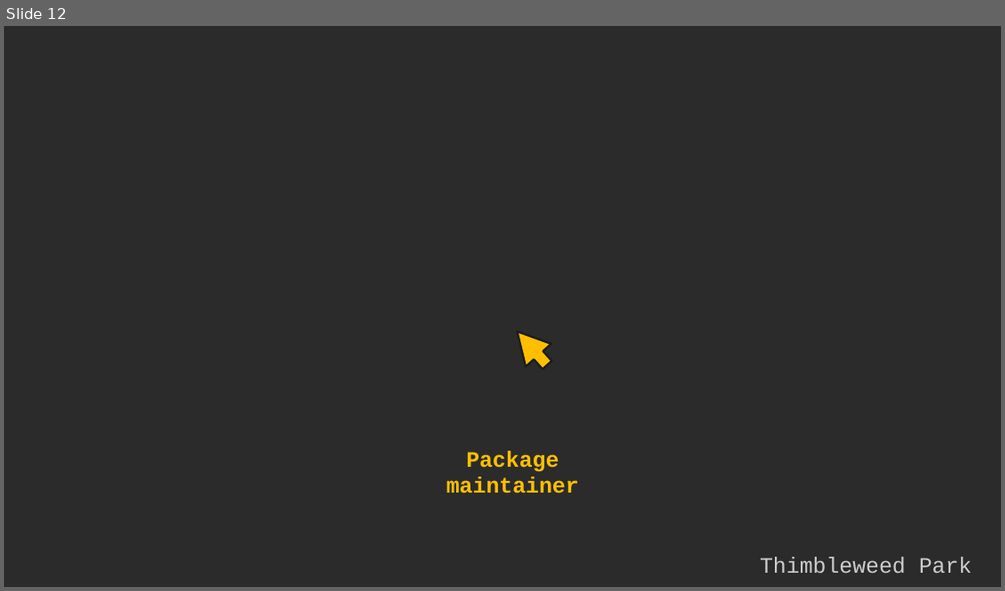
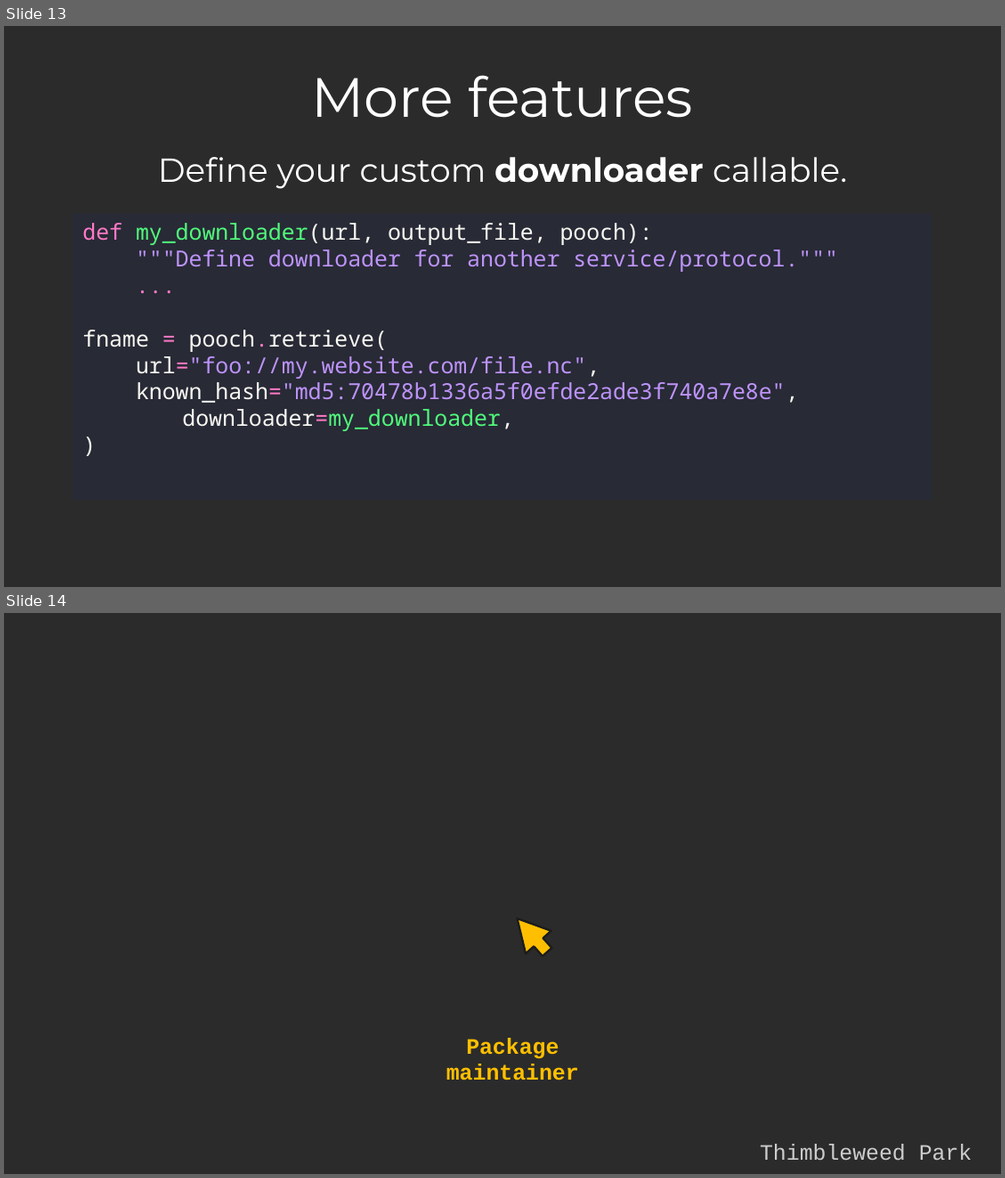
Before and after one commit to santisoler/scipy2024-pooch, a slide deck: slides/slides.odp. Shown one above the other, each under a label of ours: slide 12 before the commit, slides 13 and 14 after it. The pictures are 1005x591 and 1005x1178 pixels, drawn with LibreOffice and Linux fonts; fonts in the diff are those of the drawing; background and template pictures are left out; a plain dark background stands for a picture behind light text. Boxes give left, top, right and bottom in pixels: in the first picture for what was removed or moved away, otherwise in the second. Text is boxed around its words. In the diff, an @@ line names an element or a change of style, - is before the commit and + after.

```diff
--- a/slides/slides.odp
+++ b/slides/slides.odp
@@ slide 13 added at <box>4,26,1001,587</box>, background picture (left out) @@
@@ title added at <box>311,75,693,118</box>, 39.9 pt, text #FFFFFF @@
+More features
@@ text added at <box>158,157,847,189</box>, 24 pt, text #FFFFFF @@
+Define your custom downloader callable.
@@ rectangle added at <box>73,214,932,499</box>, fill #282A36, 16 pt, text #BD93F9 @@
+def my_downloader(url, output_file, pooch):
+"""Define downloader for another service/protocol."""
+...
+fname = pooch.retrieve(
+url="foo://my.website.com/file.nc",
+known_hash="md5:70478b1336a5f0efde2ade3f740a7e8e",
+downloader=my_downloader,
+)
@@ what was slide 12 is now slide 14 @@
```
Also in this commit, not shown: 3 slides changed, 1 other slide added.
